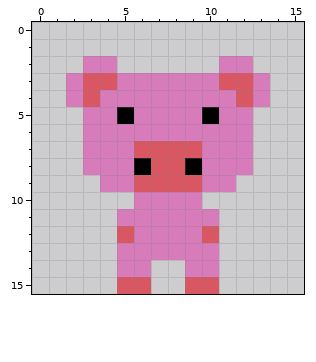
Pixel-art file, stored at artwork/fran/big.aseprite. Above, as it was before the edit.
16x16 pixels, 1 frame.
New version:
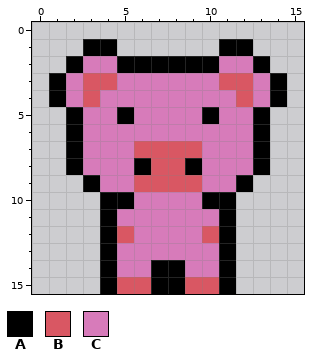
Palette (. is transparent): A #000000  B #d95763  C #d77bba
The exact change:
The author put colour A in row 1 at x 3 to 4 and 11 to 12; in row 2 at x 2, 5 to 10 and 13; in rows 3 to 4 at x 1 and 14; in rows 5 to 8 at x 2 and 13; in row 9 at x 3 and 12; in row 10 at x 4 to 5 and 10 to 11.
The author put colour A in rows 11 to 13 at x 4 and 11; in rows 14 to 15 at x 4, 7 to 8 and 11.
Changed places in both pictures, as pixel boxes (x1, y1, x2, y2):
added: (49, 39, 287, 294)
